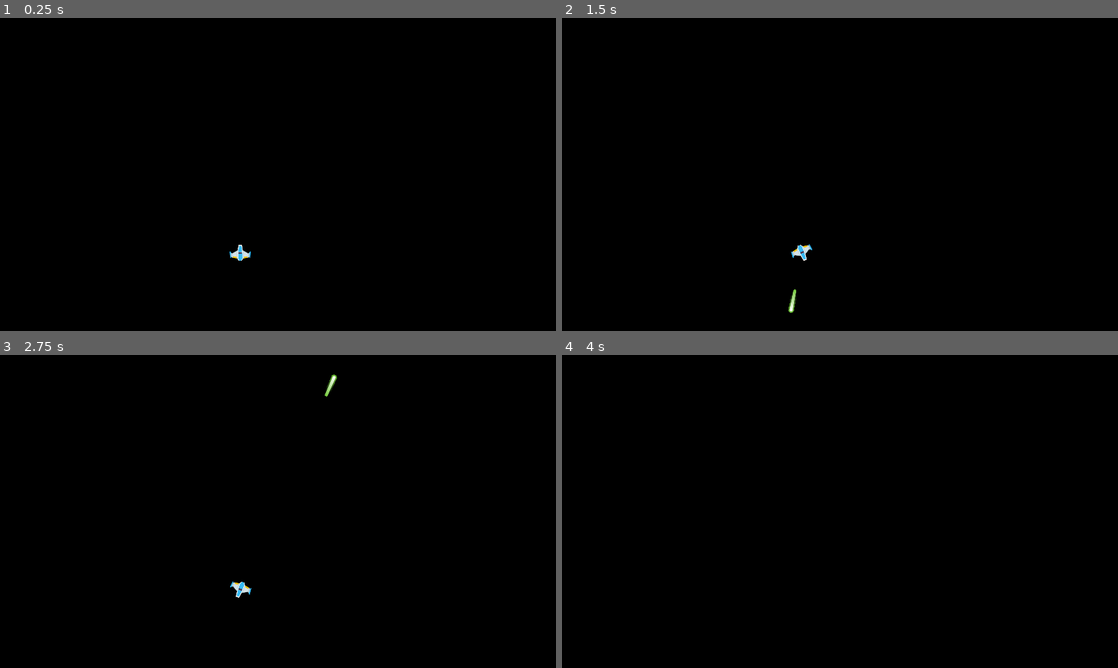
Above: before the commit, frames 1-4 (two rows, left to right).
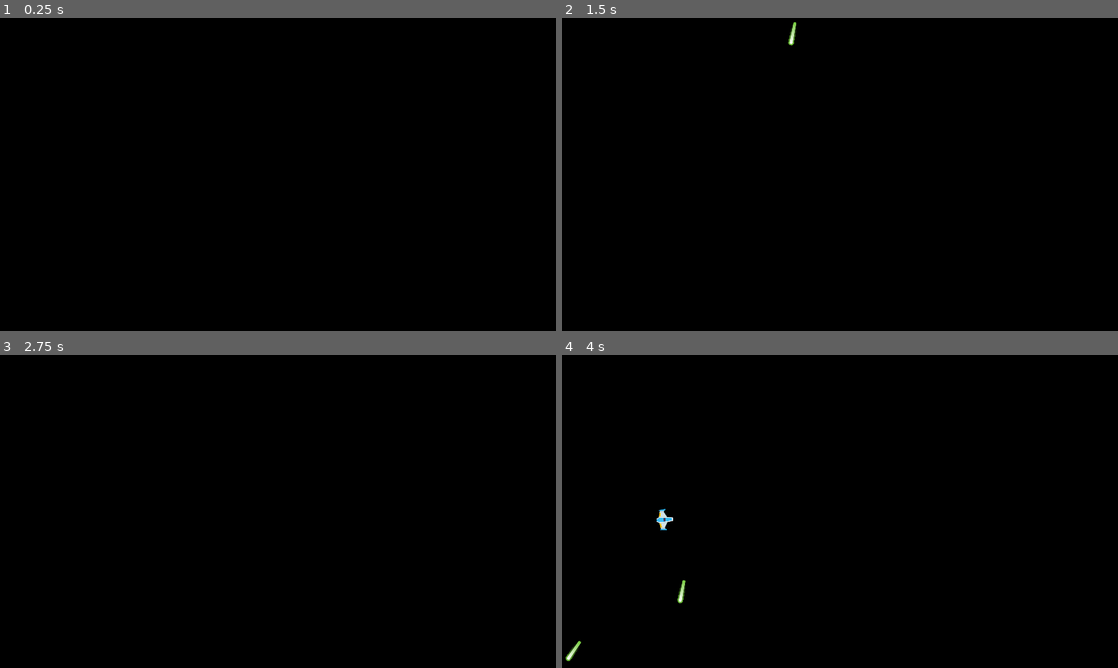
Above: after the commit, the same moments.

Repository: Korppi/AsteroidsClone
Game: Godot game, scene res://scenes/game/Game.tscn
Same seed, same stepped clock (60 frames per second), same inputs: the game is played once before the commit and once after it. The project has no main scene, so this scene is started directly.
Inputs:
- Up to frame 1 (0.25 s): no input
- Up to frame 2 (1.5 s): tap Enter at 0.5 s; hold D (turn_right) 0.53-1.28 s; tap Space (fire_laser) at 0.6, 1.35 s; hold A (turn_left) from 1.28 s (still down)
- Up to frame 3 (2.75 s): release A (turn_left) at 2.03 s; hold D (turn_right) from 2.03 s (still down); tap Space (fire_laser) at 2.1 s
- Up to frame 4 (4 s): release D (turn_right) at 2.78 s; hold W (move_forward) 2.78-3.53 s; tap Space (fire_laser) at 2.85, 3.6 s; hold A (turn_left) from 3.53 s (still down)

The runs differ from the first frame. In frame 1, 0.1% of the frame differs, in the area x 41-46%, y 72-78%; in frame 2, 0.2%; in frame 3, 0.2%; in frame 4, 0.2%, in the area x 0-23%, y 49-98%.

Commit message:
fixed offset to be little smaller

Diff:
--- a/scenes/game/player/PlayerFakePhysics.gd
+++ b/scenes/game/player/PlayerFakePhysics.gd
@@ -27,7 +27,11 @@
 		l.rotation = rotation
 		$Lasers.add_child(l)
 	position += vel
-	if position.x + player_size.x < -5:
+	if position.x + player_size.x < -2:
 		position.x = screen_size.x + player_size.x
-	if position.x - player_size.x > screen_size.x + 5:
+	if position.x - player_size.x > screen_size.x + 2:
 		position.x = -player_size.x
+	if position.y + player_size.y < -2:
+		position.y = screen_size.y + player_size.y
+	if position.y - player_size.y > screen_size.y + 2:
+		position.y = -player_size.y
